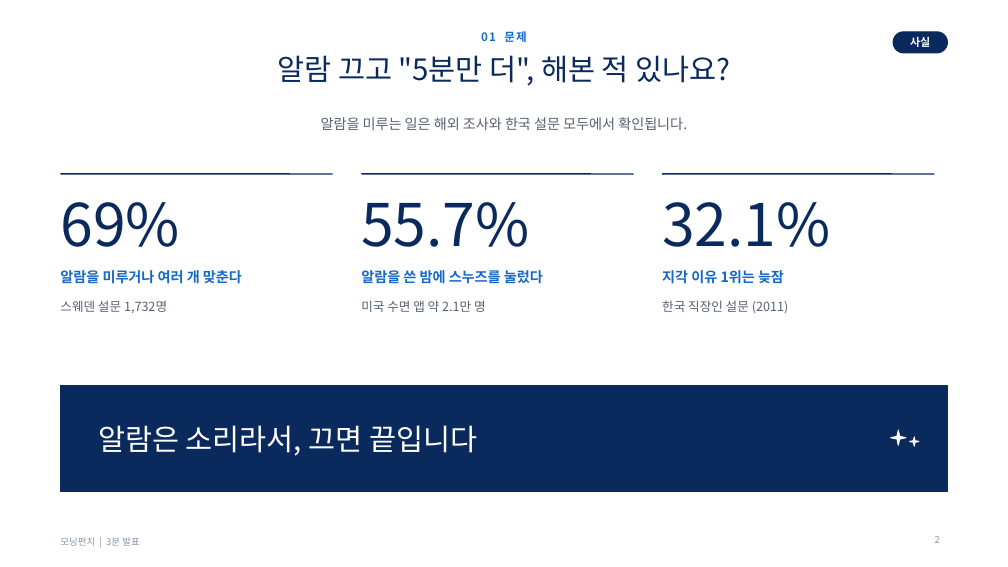
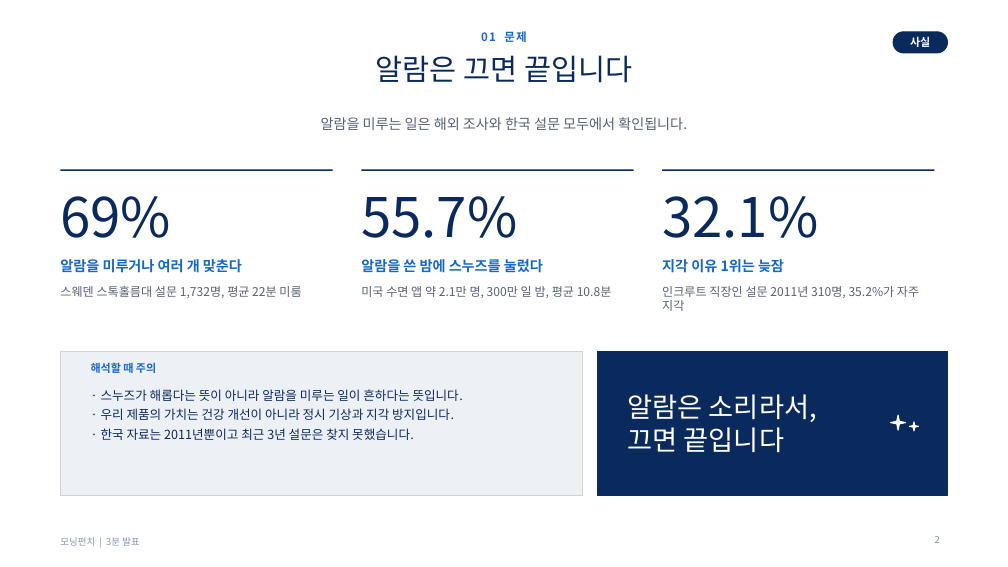
Before and after one commit to g975682-source/-, a slide deck: slide 2 of MorningPunch_Pitch_3min.pptx. Drawn at 1008x567 pixels with LibreOffice and Linux fonts; fonts in the diff are those of the drawing; background and template pictures are left out. Boxes give left, top, right and bottom in pixels: in the first picture for what was removed or moved away, otherwise in the second. Text is boxed around its words. In the diff, an @@ line names an element or a change of style, - is before the commit and + after.

```diff
--- a/MorningPunch_Pitch_3min.pptx
+++ b/MorningPunch_Pitch_3min.pptx
@@ title at [376, 55, 632, 83]: text changed @@
-알람 끄고 "5분만 더", 해본 적 있나요?
+알람은 끄면 끝입니다
@@ 3 lines: place and size @@
-3 lines at [60, 174, 935, 174]
+3 lines at [60, 170, 935, 170]
@@ size 56 to 52 pt in 3 elements at [60, 196, 171, 238], [361, 196, 517, 238], [662, 196, 818, 238] @@
@@ 3 texts: place and size @@
-3 texts at [60, 270, 784, 284]
+3 texts at [60, 259, 784, 273]
@@ text at [60, 286, 301, 298]: text changed; size 12 to 11.5 pt @@
-스웨덴 설문 1,732명
+스웨덴 스톡홀름대 설문 1,732명, 평균 22분 미룸
@@ text at [361, 286, 612, 298]: text changed; size 12 to 11.5 pt @@
-미국 수면 앱 약 2.1만 명
+미국 수면 앱 약 2.1만 명, 300만 일 밤, 평균 10.8분
@@ text at [662, 286, 919, 311]: text changed; size 12 to 11.5 pt @@
-한국 직장인 설문 (2011)
+인크루트 직장인 설문 2011년 310명, 35.2%가 자주 지각
@@ rectangle: place and size @@
-rectangle at [60, 386, 948, 492]
+rectangle at [60, 352, 582, 495]
@@ rectangle at [60, 352, 582, 495]: fill #0A2A5E to #EDF0F5; outline #0A2A5E 0.75 pt to #CBD3DF 0.75 pt @@
@@ rectangle added at [597, 352, 948, 495], fill #0A2A5E, outline #0A2A5E 0.75 pt @@
@@ text added at [91, 362, 156, 373], 10.5 pt, text #1668C7, bold @@
+해석할 때 주의
@@ text added at [101, 389, 463, 440], 12 pt, text #0A2A5E @@
+· 스누즈가 해롭다는 뜻이 아니라 알람을 미루는 일이 흔하다는 뜻입니다.
+· 우리 제품의 가치는 건강 개선이 아니라 정시 기상과 지각 방지입니다.
+· 한국 자료는 2011년뿐이고 최근 3년 설문은 찾지 못했습니다.
@@ text at [627, 394, 817, 452]: text changed; size 28 to 26 pt @@
-알람은 소리라서, 끄면 끝입니다
+알람은 소리라서,
+끄면 끝입니다
@@ star: place and size @@
-star at [891, 430, 906, 445]
+star at [891, 415, 906, 430]
@@ star: place and size @@
-star at [910, 437, 919, 446]
+star at [910, 422, 919, 431]
```
Also in this commit, not shown: 2 other slides changed, 5 slides added, 1 slide removed, 2 other files.
